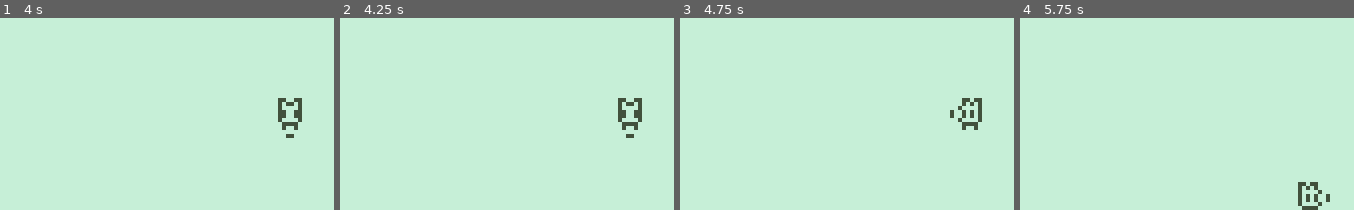
Above: before the commit, frames 1-4 (left to right).
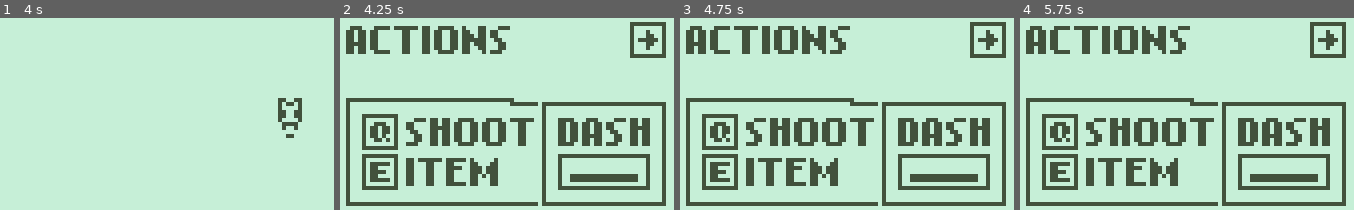
Above: after the commit, the same moments.

Repository: Streamfire/Nokia3310-DeathIsGood
Game: Godot game, scene res://internal/Scenes/Main.tscn
Same seed, same stepped clock (60 frames per second), same inputs: the game is played once before the commit and once after it. This scene is started directly instead of the project's main scene.
Inputs:
- Up to frame 1 (4 s): tap Enter at 0.5 s; hold Right (move_right) 0.53-1.28 s; hold S (aim_down) 0.53-1.28 s; hold Down (move_down) 1.28-2.03 s; tap A (aim_left) at 1.35 s; hold Right (move_right) 2.03-2.78 s; hold D (aim_right) 2.03-2.78 s; hold Up (move_up) 2.78-3.53 s; tap W (aim_up) at 2.85 s; hold Left (move_left) from 3.53 s (still down); hold S (aim_down) from 3.53 s (still down)
- Up to frame 2 (4.25 s): keep holding Left (move_left); keep holding S (aim_down); tap Escape (restart, bound only after the commit) at 4.15 s
- Up to frame 3 (4.75 s): keep holding Left (move_left); release S (aim_down) at 4.28 s; tap A (aim_left) at 4.35 s
- Up to frame 4 (5.75 s): tap Escape (restart, bound only after the commit) at 5 s; release Left (move_left) at 5.03 s; hold Down (move_down) from 5.03 s (still down); hold D (aim_right) from 5.03 s (still down)

Frame 1 is identical in both runs. In frame 2, 23% of the frame differs, in the area x 1-98%, y 2-98%; in frame 3, 23%; in frame 4, 23%, in the area x 1-98%, y 2-100%.

Commit message:
imports, aim no longer plays walkcycle

Diff:
--- a/internal/Scenes/Main.tscn
+++ b/internal/Scenes/Main.tscn
@@ -71,7 +71,7 @@
 		self.get_parent().add_child(shot)
 		shotCD=shot_cooldown
 
-func play_animation(dir:Vector2):
+func play_animation(dir:Vector2,stop:bool):
 	match dir:
 		Vector2(0,0):
 			animator.stop(true)
@@ -94,6 +94,10 @@
 		Vector2(-1,-1):
 			animator.play(\"Walk_UpLeft\")
 
+	if stop :
+		animator.stop(true)
+		animator.seek(0.5,true)
+
 func _physics_process(delta):
 	get_input()
 	if dash != true:
@@ -103,9 +107,9 @@
 		dash=false
 	#self.position += (direction.normalized()*speed)
 	if(aiming != Vector2(0,0)):
-		play_animation(aiming)
+		play_animation(aiming,true)
 	else:
-		play_animation(direction)
+		play_animation(direction,false)
 
 	#cds
 	dashCD-=delta
--- a/internal/Scripts/Global.gd
+++ b/internal/Scripts/Global.gd
@@ -1 +1,6 @@
 extends Node
+
+
+func _process(delta):
+	if Input.is_action_just_pressed("restart"):
+		get_tree().change_scene("res://internal/Scenes/Startup.tscn")
--- a/project.godot
+++ b/project.godot
@@ -166,7 +166,12 @@
 }
 use_item={
 "deadzone": 0.5,
-"events": [ Object(InputEventKey,"resource_local_to_scene":false,"resource_name":"","device":0,"alt":false,"shift":false,"control":false,"meta":false,"command":false,"pressed":false,"scancode":69,"unicode":0,"echo":false,"script":null)
+"events": [ Object(InputEventKey,"resource_local_to_scene":false,"resource_name":"","device":0,"alt":false,"shift":false,"control":false,"meta":false,"command":false,"pressed":false,"scancode":16777350,"unicode":0,"echo":false,"script":null)
+ ]
+}
+restart={
+"deadzone": 0.5,
+"events": [ Object(InputEventKey,"resource_local_to_scene":false,"resource_name":"","device":0,"alt":false,"shift":false,"control":false,"meta":false,"command":false,"pressed":false,"scancode":16777217,"unicode":0,"echo":false,"script":null)
  ]
 }
 
Not shown, added: Assets/Graphics/Enemys/Slime/east.png.import
Not shown, added: Assets/Graphics/Enemys/Slime/north.png.import
Not shown, added: Assets/Graphics/Enemys/Slime/northeast.png.import
Not shown, added: Assets/Graphics/Enemys/Slime/south.png.import
Not shown, added: Assets/Graphics/Enemys/Slime/southeast.png.import
Not shown, added: Assets/Graphics/Objects/stone1.png.import
